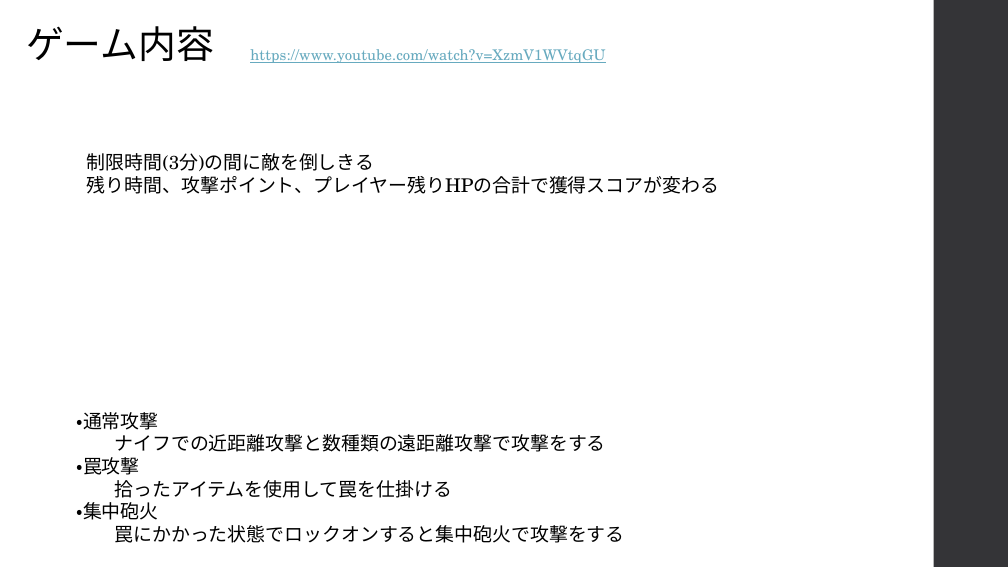
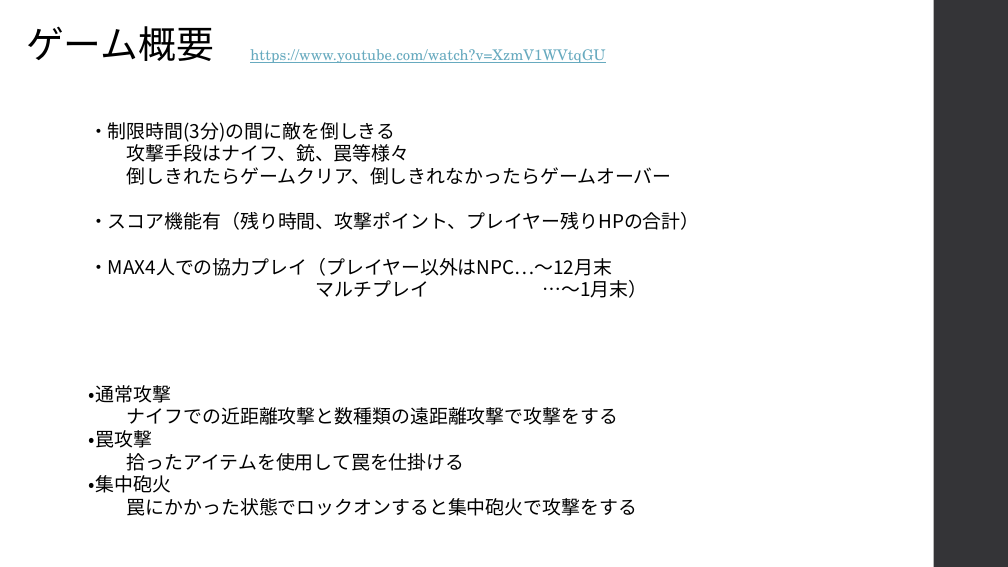
Before and after one commit to kakisawa/ProductionWork, a slide deck: slide 3 of 3DGame_3_NamelessGame/NamelessGame_企画書.pptx (slide 5 before the commit). Drawn at 1008x567 pixels with LibreOffice and Linux fonts; fonts in the diff are those of the drawing. Boxes give left, top, right and bottom in pixels: in the first picture for what was removed or moved away, otherwise in the second. Text is boxed around its words. In the diff, an @@ line names an element or a change of style, - is before the commit and + after.

```diff
--- a/3DGame_3_NamelessGame/NamelessGame_企画書.pptx
+++ b/3DGame_3_NamelessGame/NamelessGame_企画書.pptx
@@ text at [26,26,214,61]: text changed @@
-ゲーム内容
+ゲーム概要
@@ text at [89,122,700,298]: text changed; font TeX Gyre Schola to Noto Sans CJK JP @@
-制限時間(3分)の間に敵を倒しきる
-残り時間、攻撃ポイント、プレイヤー残りHPの合計で獲得スコアが変わる
+・制限時間(3分)の間に敵を倒しきる
+攻撃手段はナイフ、銃、罠等様々
+倒しきれたらゲームクリア、倒しきれなかったらゲームオーバー
+・スコア機能有（残り時間、攻撃ポイント、プレイヤー残りHPの合計）
+・MAX4人での協力プレイ（プレイヤー以外はNPC…～12月末
+マルチプレイ …～1月末）
@@ text "・通常攻撃": place and size @@
-text "・通常攻撃" at [77,412,624,543]
+text "・通常攻撃" at [89,385,637,516]
```
Also in this commit, not shown: 3 other slides changed, 2 slides added, 1 slide removed, 2 other files.
